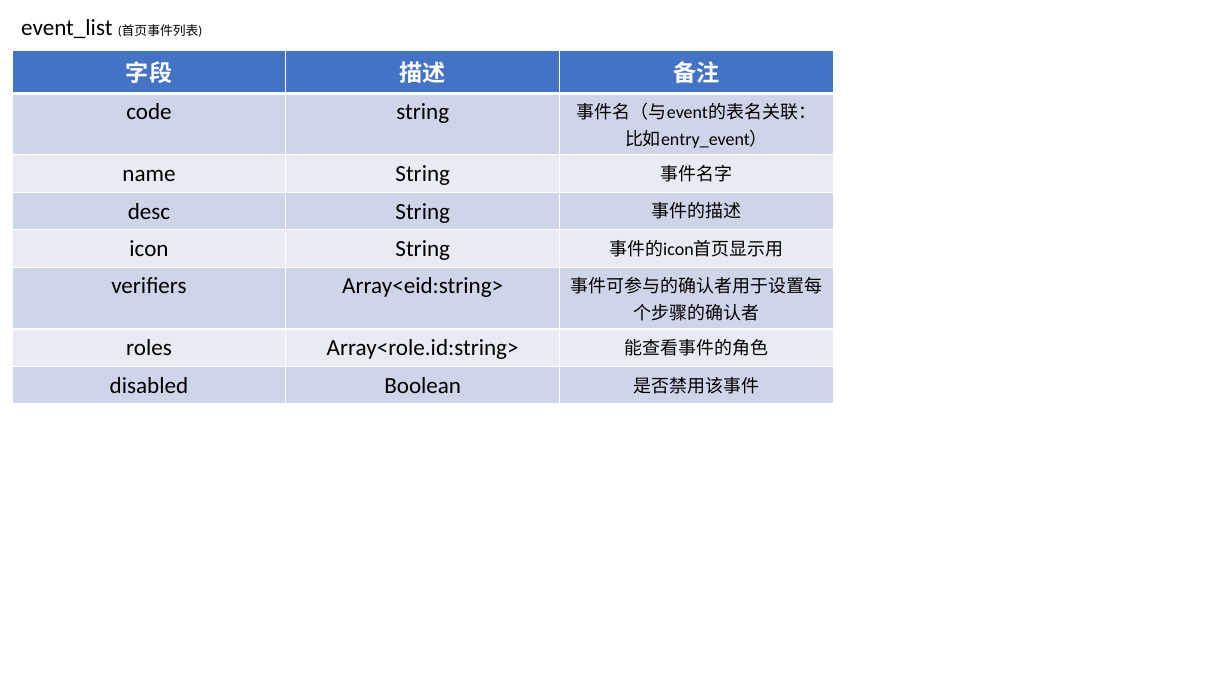
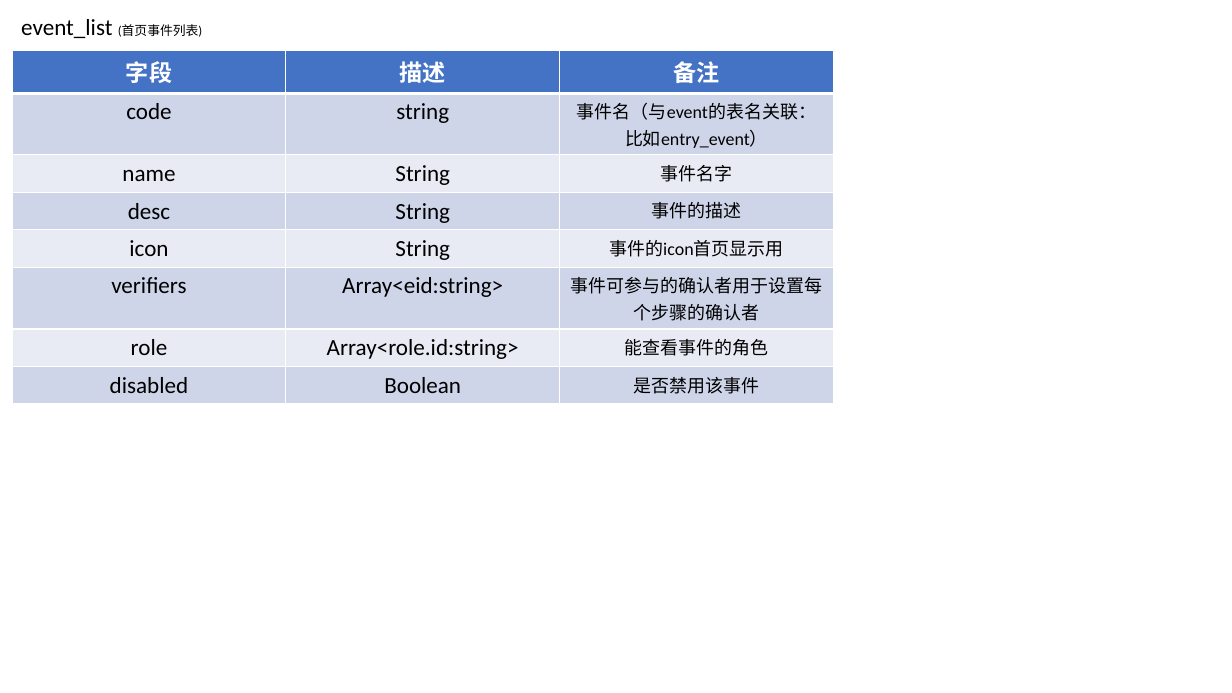
Before and after one commit to 98qwdsa/ac-guide, a slide deck: slide 3 of AC guide.pptx. Drawn at 1232x693 pixels with LibreOffice and Linux fonts; fonts in the diff are those of the drawing. Boxes give left, top, right and bottom in pixels: in the first picture for what was removed or moved away, otherwise in the second. Text is boxed around its words. In the diff, an @@ line names an element or a change of style, - is before the commit and + after.

```diff
--- a/AC guide.pptx
+++ b/AC guide.pptx
@@ table at (12, 51, 833, 398) @@
-row 7, column 1: roles
+row 7, column 1: role
```
Also in this commit, not shown: 3 other slides changed, 28 other files.
